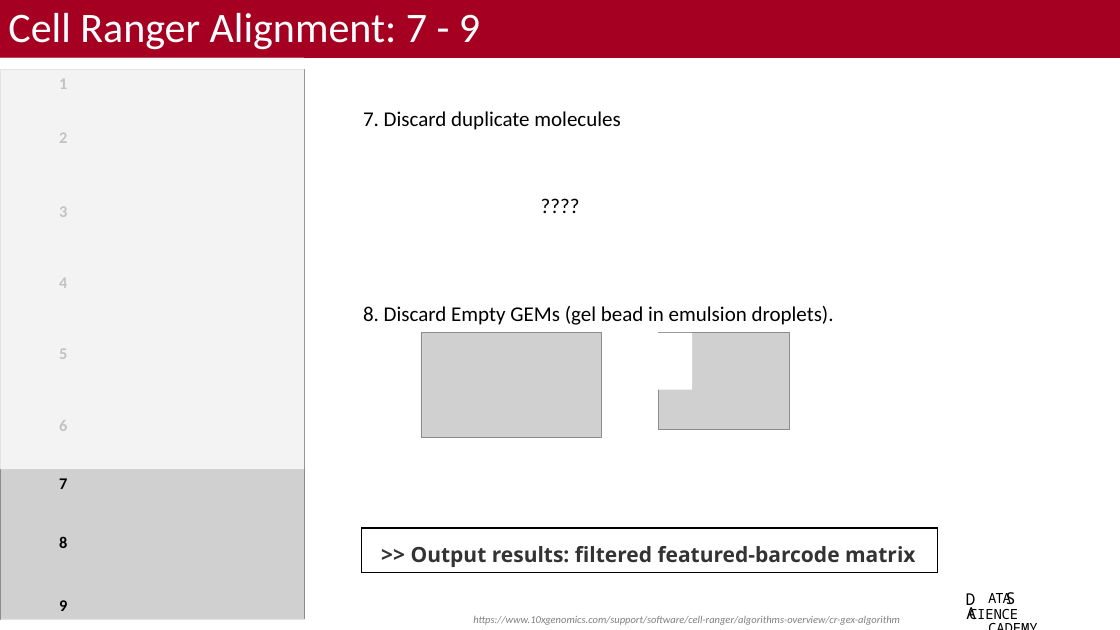
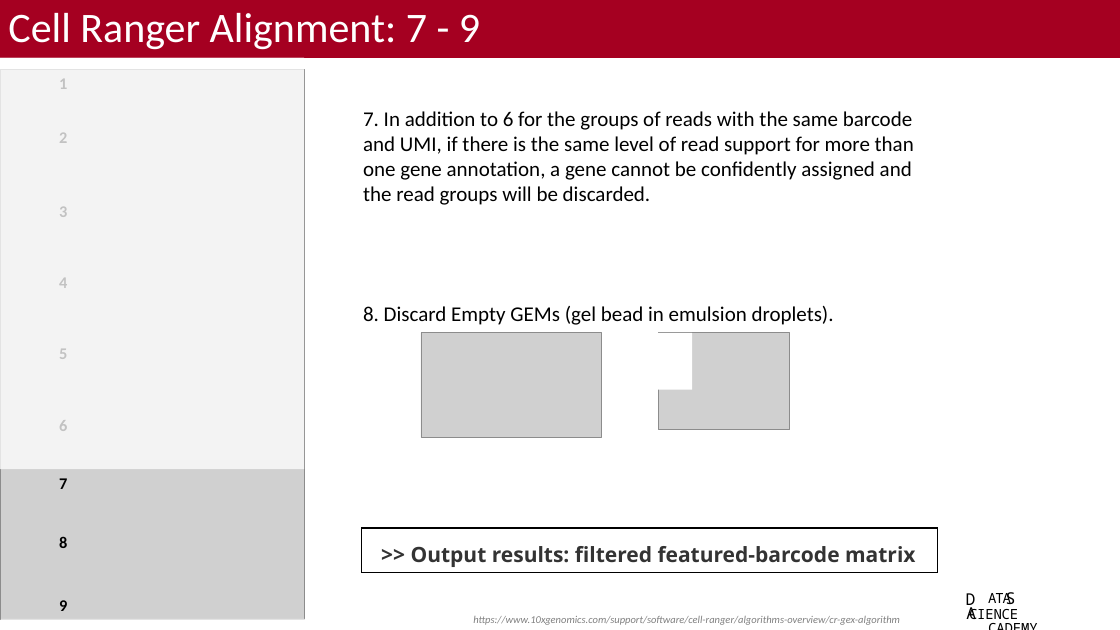
Before and after one commit to bacorli2/scrna_workshop, a slide deck: slide 7 of M2_CellRanger_Alignment/M2_CellRanger.pptx. Drawn at 1120x630 pixels with LibreOffice and Linux fonts; fonts in the diff are those of the drawing; grey boxes stand for pictures; background and template pictures are left out. Boxes give left, top, right and bottom in pixels: in the first picture for what was removed or moved away, otherwise in the second. Text is boxed around its words. In the diff, an @@ line names an element or a change of style, - is before the commit and + after.

```diff
--- a/M2_CellRanger_Alignment/M2_CellRanger.pptx
+++ b/M2_CellRanger_Alignment/M2_CellRanger.pptx
@@ text at (x1=363, y1=111, x2=914, y2=205): text changed @@
-7. Discard duplicate molecules
+7. In addition to 6 for the groups of reads with the same barcode and UMI, if there is the same level of read support for more than one gene annotation, a gene cannot be confidently assigned and the read groups will be discarded.
@@ text removed at (x1=533, y1=189, x2=649, y2=223) @@
-????
```
Also in this commit, not shown: 1 other slide changed, 1 other file.
